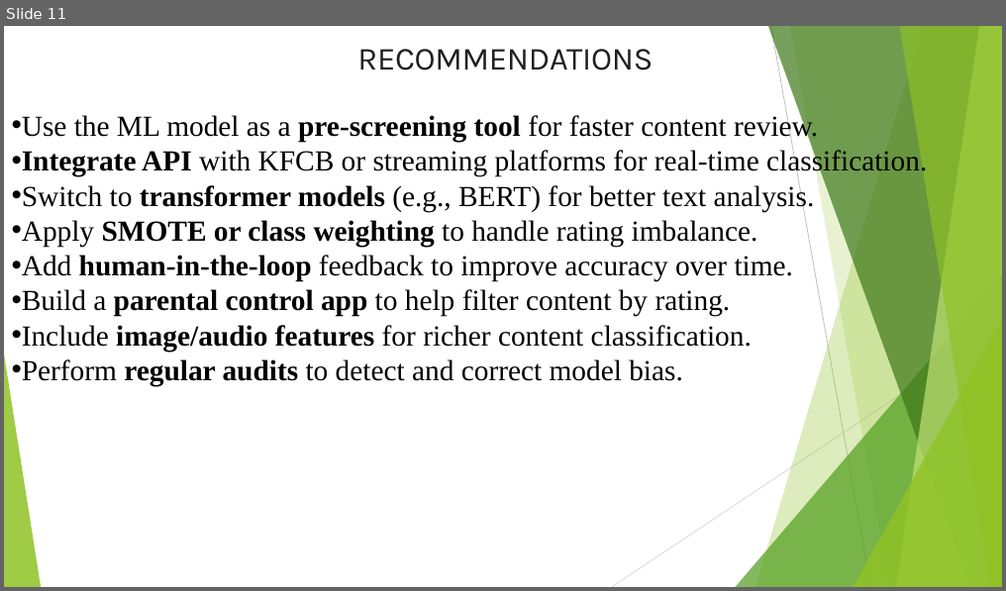
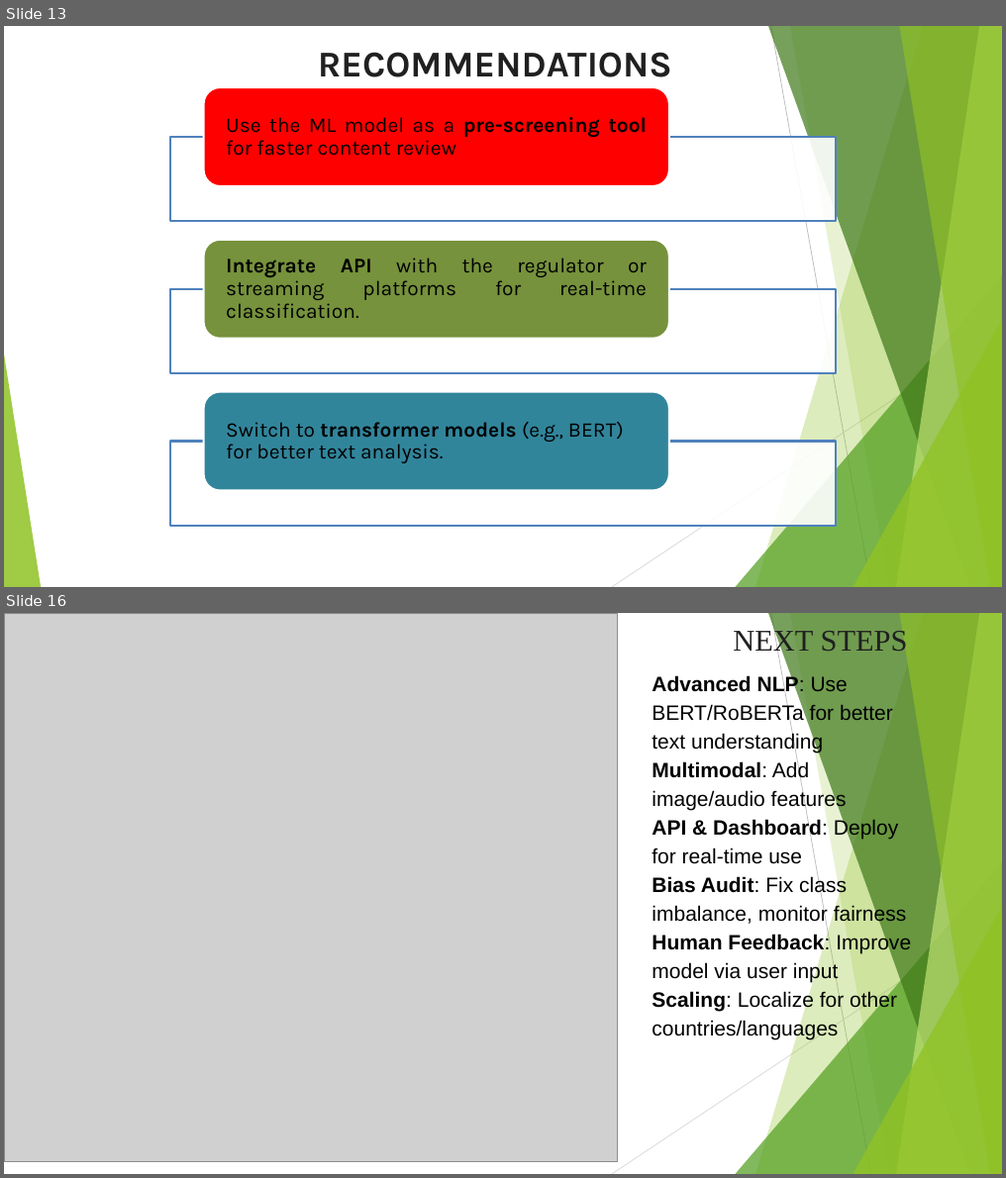
Before and after one commit to cminyade/Data_Alchemists, a slide deck: audiovisual_presentation.pptx. Shown one above the other, each under a label of ours: slide 11 before the commit, slides 13 and 16 after it; the slides between them are not shown. The pictures are 1006x591 and 1006x1178 pixels, drawn with LibreOffice and Linux fonts; fonts in the diff are those of the drawing; grey boxes stand for pictures. Boxes give left, top, right and bottom in pixels: in the first picture for what was removed or moved away, otherwise in the second. Text is boxed around its words. In the diff, an @@ line names an element or a change of style, - is before the commit and + after.

```diff
--- a/audiovisual_presentation.pptx
+++ b/audiovisual_presentation.pptx
@@ slide 16 added at (x1=4, y1=613, x2=1002, y2=1174), background #FFFFFF; not listed: 9 template elements that a slide beside it also shows @@
@@ picture added at (x1=4, y1=613, x2=617, y2=1161) @@
@@ text added at (x1=733, y1=627, x2=908, y2=657), 29 pt, text #202020 @@
+NEXT STEPS
@@ text added at (x1=651, y1=675, x2=911, y2=1041), 20 pt, text #000000 @@
+Advanced NLP: Use BERT/RoBERTa for better text understanding
+Multimodal: Add image/audio features
+API & Dashboard: Deploy for real-time use
+Bias Audit: Fix class imbalance, monitor fairness
+Human Feedback: Improve model via user input
+Scaling: Localize for other countries/languages
@@ what was slide 11 is now slide 13 @@
@@ slide 13 changed as well @@
@@ title "RECOMMENDATIONS" moved from (x1=357, y1=49, x2=652, y2=71) to (x1=318, y1=52, x2=672, y2=77) @@
@@ title "RECOMMENDATIONS" at (x1=318, y1=52, x2=672, y2=77): size 31 to 35 pt, letter spacing -0.2 to 0 pt, bold on; indent changed @@
@@ text removed at (x1=22, y1=113, x2=927, y2=386) @@
-• Use the ML model as a pre-screening tool for faster content review.
-• Integrate API with KFCB or streaming platforms for real-time classification.
-• Switch to transformer models (e.g., BERT) for better text analysis.
-• Apply SMOTE or class weighting to handle rating imbalance.
-• Add human-in-the-loop feedback to improve accuracy over time.
-• Build a parental control app to help filter content by rating.
-• Include image/audio features for richer content classification.
-• Perform regular audits to detect and correct model bias.
@@ group added at (x1=170, y1=87, x2=836, y2=526): 3 rectangles, 3 rounded rectangles, 3 texts @@
+Use the ML model as a pre-screening tool for faster content review
+Integrate API with the regulator or streaming platforms for real-time classification.
+Switch to transformer models (e.g., BERT) for better text analysis.
```
Also in this commit, not shown: 8 other slides changed, 7 other slides added, 4 slides removed, 2 other files.
